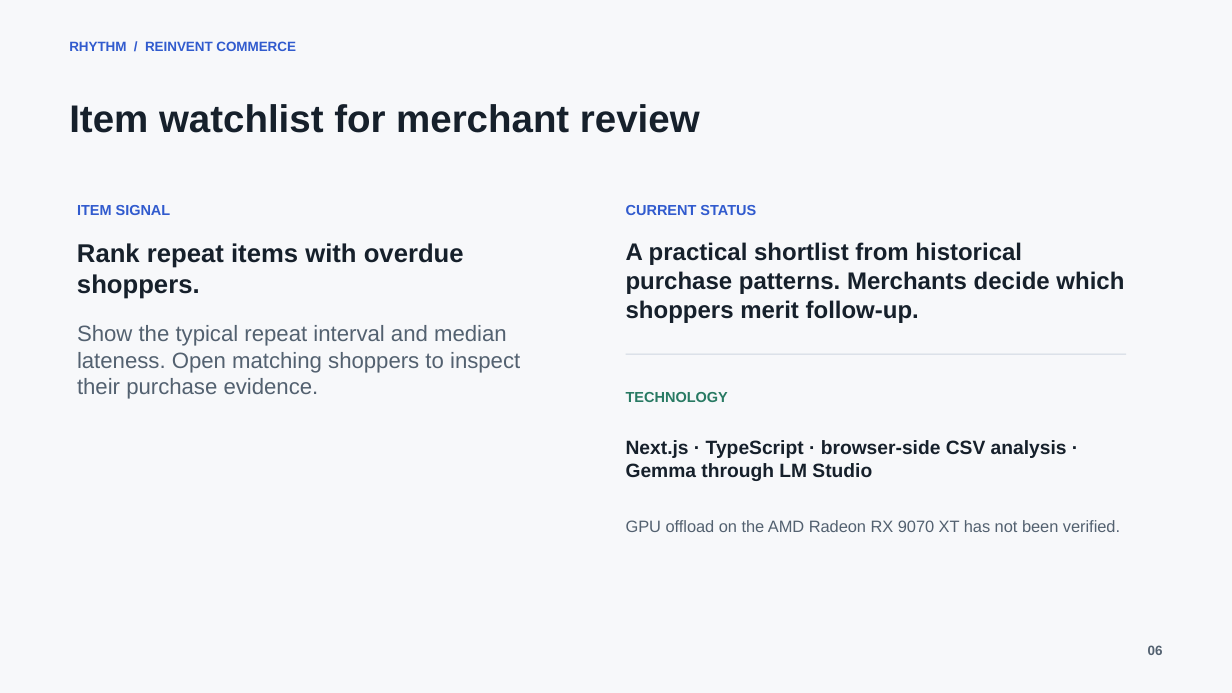
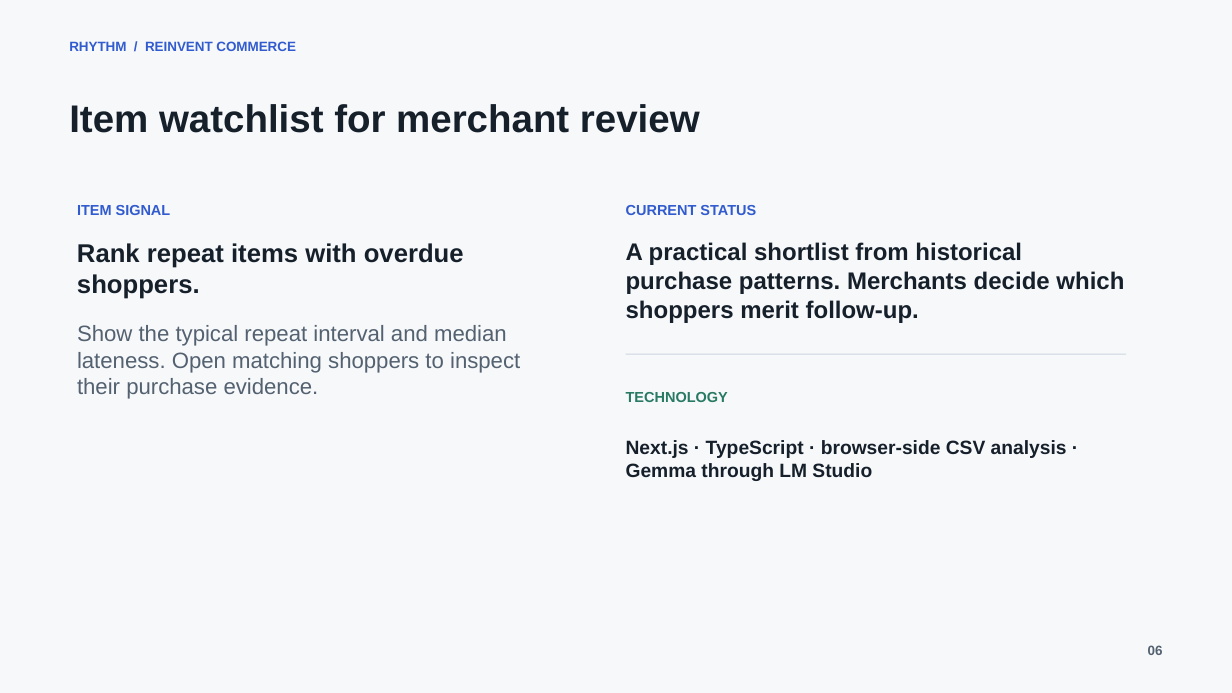
Before and after one commit to KathanSena/Rhythm, a slide deck: slide 6 of submission/Rhythm-Pitch.pptx. Drawn at 1232x693 pixels with LibreOffice and Linux fonts; fonts in the diff are those of the drawing. Boxes give left, top, right and bottom in pixels: in the first picture for what was removed or moved away, otherwise in the second. Text is boxed around its words. In the diff, an @@ line names an element or a change of style, - is before the commit and + after.

```diff
--- a/submission/Rhythm-Pitch.pptx
+++ b/submission/Rhythm-Pitch.pptx
@@ text removed at (x1=626, y1=520, x2=1120, y2=532) @@
-GPU offload on the AMD Radeon RX 9070 XT has not been verified.
```
Also in this commit, not shown: 2 other slides changed, 1 other file.
